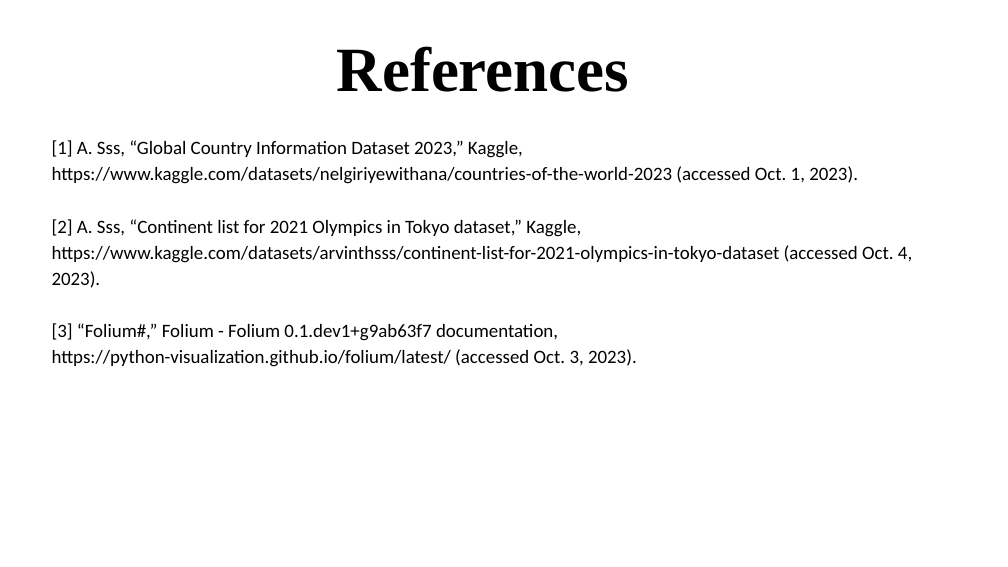
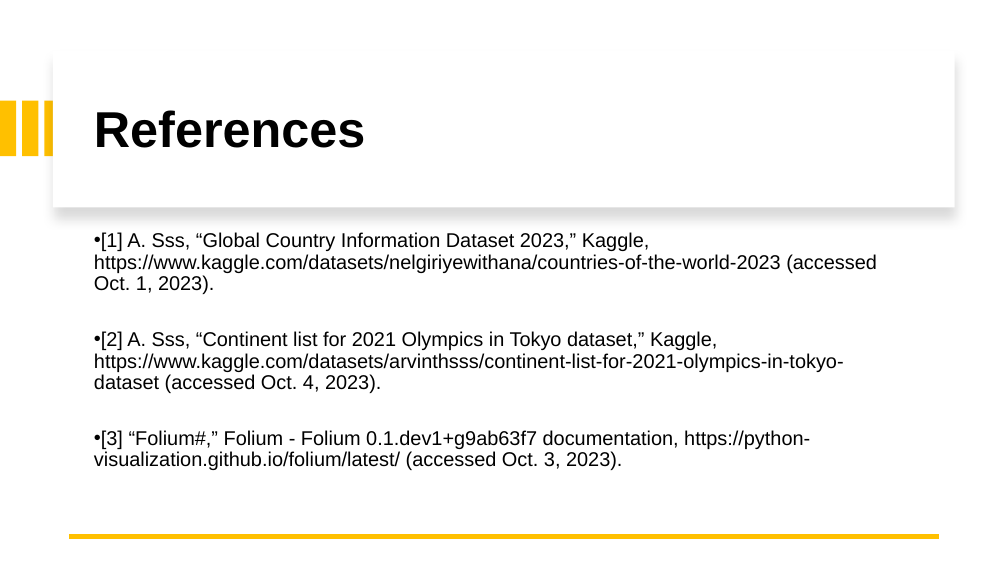
Before and after one commit to toyosi11/0.ProjectDataMiningFall2023, a slide deck: slide 12 of 10.05.2023.Data_Descriptive_Presentation.pptx. Drawn at 1008x567 pixels with LibreOffice and Linux fonts; fonts in the diff are those of the drawing. Boxes give left, top, right and bottom in pixels: in the first picture for what was removed or moved away, otherwise in the second. Text is boxed around its words. In the diff, an @@ line names an element or a change of style, - is before the commit and + after.

```diff
--- a/10.05.2023.Data_Descriptive_Presentation.pptx
+++ b/10.05.2023.Data_Descriptive_Presentation.pptx
@@ rectangle added at (53, 51, 955, 207), fill #FFFFFF @@
@@ title "References": place and size @@
-title "References" at (337, 46, 629, 92)
+title "References" at (94, 110, 366, 148)
@@ title "References" at (94, 110, 366, 148): size 60 to 48 pt, font Times New Roman to Arial; alignment centre to left; vertical alignment bottom to middle @@
@@ rectangle added at (0, 101, 16, 157), fill #FFC000 @@
@@ rectangle added at (22, 101, 38, 157), fill #FFC000 @@
@@ rectangle added at (45, 101, 60, 157), fill #FFC000 @@
@@ text "[1] A. Sss, “Global Country ...": place and size @@
-text "[1] A. Sss, “Global Country ..." at (52, 140, 912, 367)
+text "[1] A. Sss, “Global Country ..." at (94, 232, 877, 470)
@@ text "[1] A. Sss, “Global Country ..." at (94, 232, 877, 470): size 18 to 19 pt, font Calibri to Arial; bullet none to •; line spacing 1.15 to 0.9; more space between paragraphs; vertical alignment top to middle @@
@@ line added from (939, 536) to (70, 536), #FFC000 4.5 pt @@
```
Also in this commit, not shown: 11 other slides changed, 2 other files.
